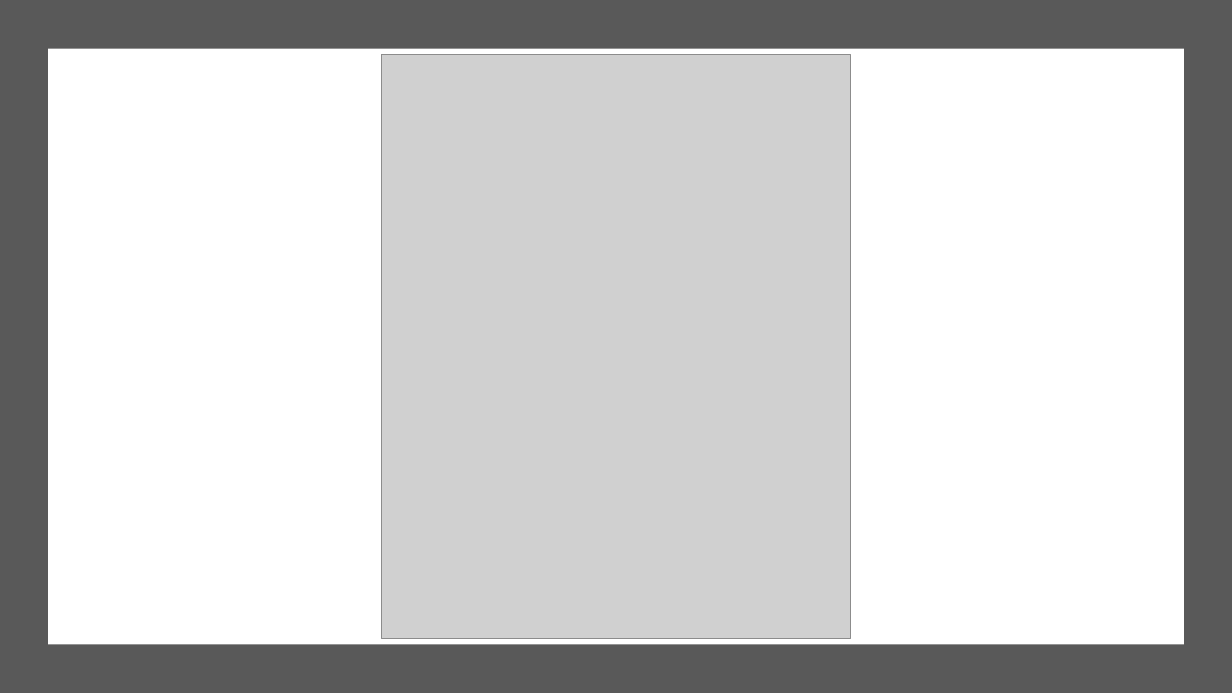
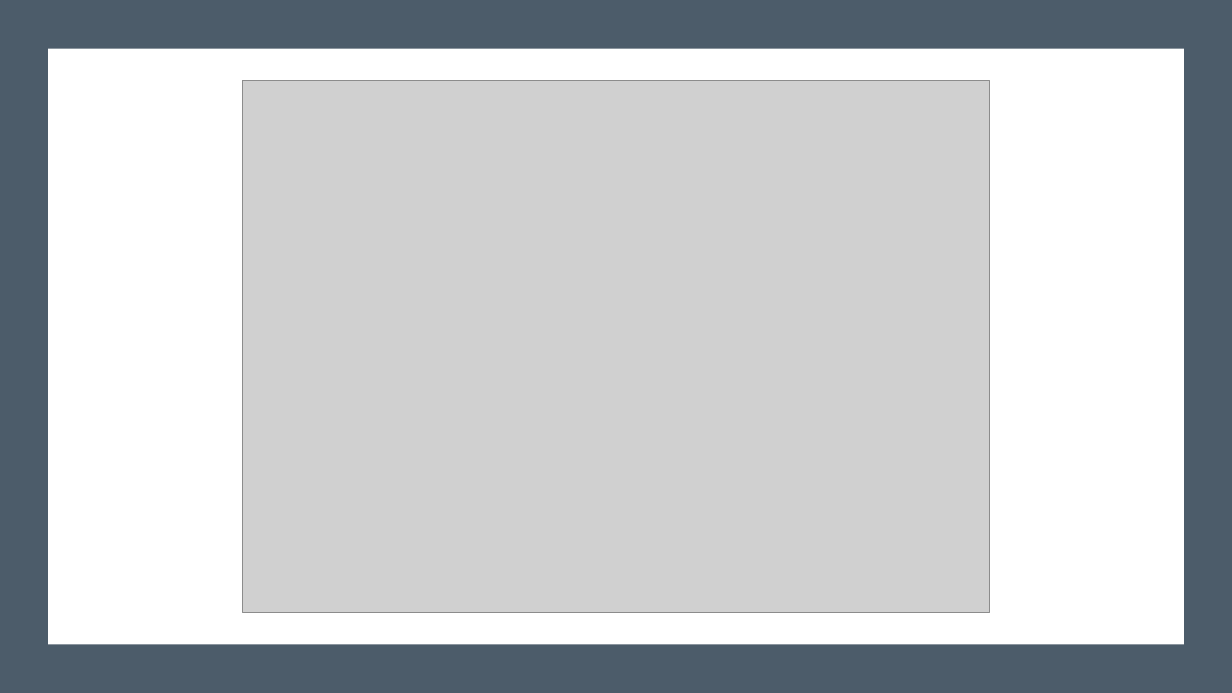
Before and after one commit to svallejovera/cta_updated, a slide deck: slide 55 of slides/7 A Primer on Supervised Learning.pptx (slide 35 before the commit). Drawn at 1232x693 pixels with LibreOffice and Linux fonts; fonts in the diff are those of the drawing; grey boxes stand for pictures. Boxes give left, top, right and bottom in pixels: in the first picture for what was removed or moved away, otherwise in the second. Text is boxed around its words. In the diff, an @@ line names an element or a change of style, - is before the commit and + after.

```diff
--- a/slides/7 A Primer on Supervised Learning.pptx
+++ b/slides/7 A Primer on Supervised Learning.pptx
@@ rectangle at [0,0,1232,693]: fill #595959 to #4C5C6A @@
@@ picture: place and size @@
-picture at [382,55,850,640]
+picture at [243,80,990,613]
```
Also in this commit, not shown: 7 other slides changed, 36 slides added, 19 slides removed, 34 other files.
